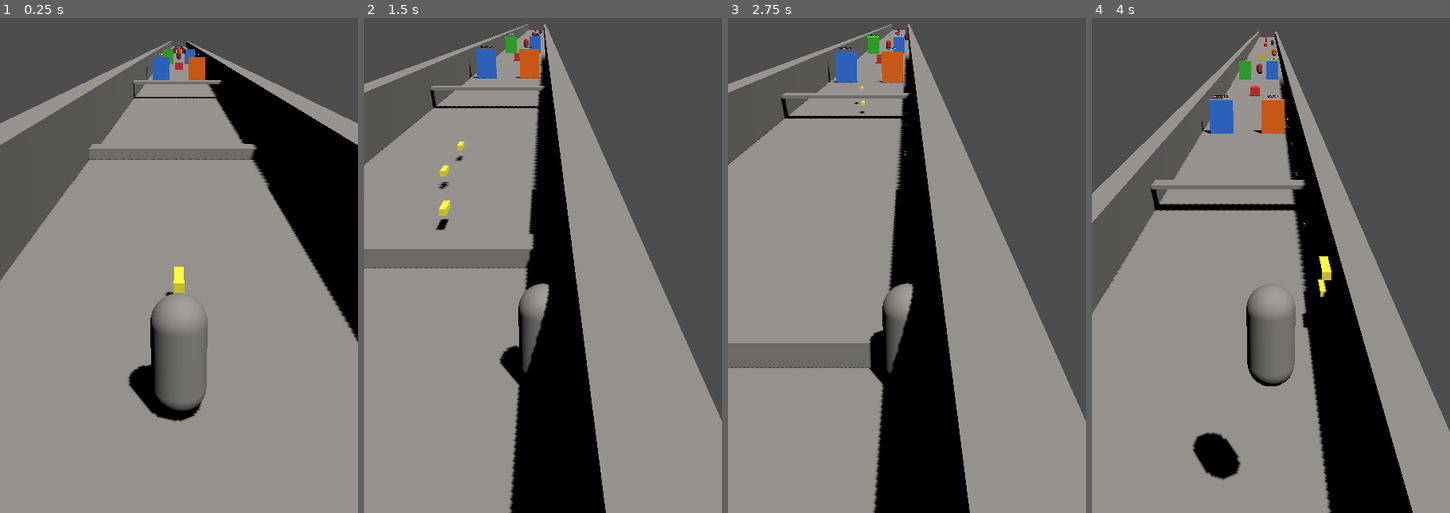
Above: before the commit, frames 1-4 (left to right).
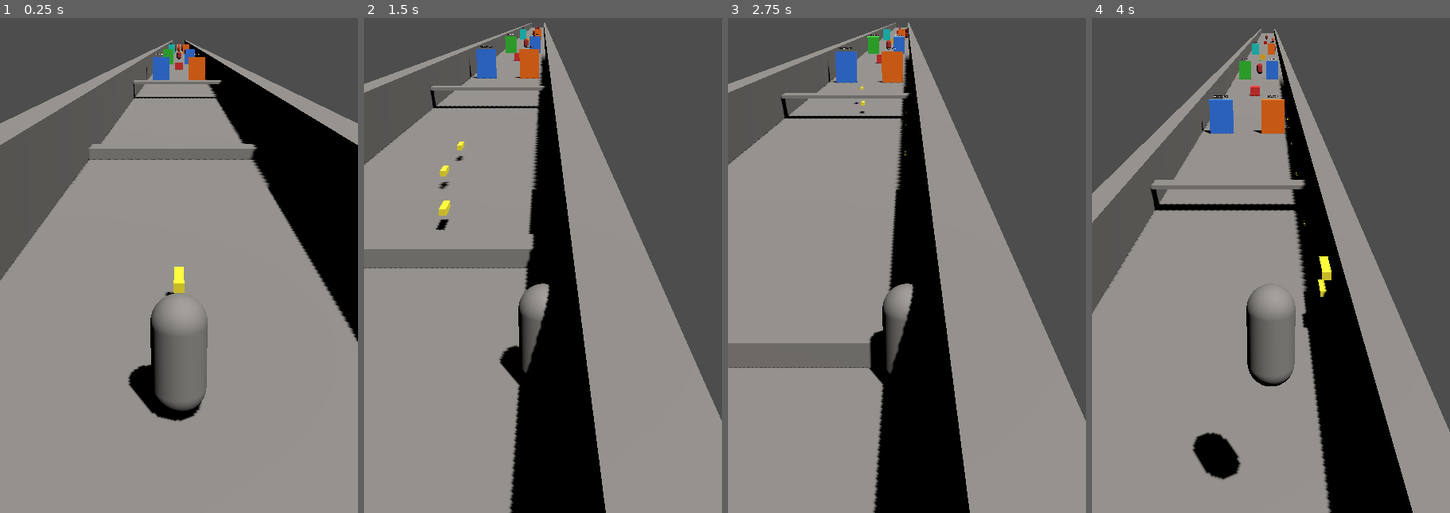
Above: after the commit, the same moments.

Repository: KolovratRUS/Relic-Run
Game: Godot game, scene res://scenes/levels/prototype_level.tscn
The game is run twice, just before and just after one commit, with the same random seed, the same clock (stepped at 60 frames per second) and the same inputs.
Inputs (mouse positions are in pixels of both pictures, inside the frame that each line leads up to):
- Up to frame 1 (0.25 s): no input
- Up to frame 2 (1.5 s): tap Enter at 0.5 s; move the mouse to (621, 161) at 0.52 s; hold D (move_right) 0.53-1.25 s; tap R at 0.6 s; click (621, 161) at 0.67 s; drag from (471, 225) to (525, 319) at 1.27 s
- Up to frame 3 (2.75 s): move the mouse to (942, 52) at 2.02 s; hold D (move_right) from 2.03 s (still down); tap R at 2.1 s
- Up to frame 4 (4 s): release D (move_right) at 2.75 s; tap Space at 2.75 s; drag from (1253, 319) to (1163, 97) at 2.77 s; move the mouse to (1378, 290) at 3.52 s; hold A (move_left) from 3.53 s (still down); tap R at 3.6 s

The runs differ from the first frame. In frame 1, less than 0.1% of the frame differs, in the area x 0-97%, y 4-82%; in frame 2, 0.1%; in frame 3, 0.1%; in frame 4, 0.2%, in the area x 2-61%, y 2-58%.

Commit message:
Add player squad and recruitment gates

Diff:
--- a/scenes/levels/prototype_level.tscn
+++ b/scenes/levels/prototype_level.tscn
@@ -15,16 +15,16 @@
 background_color = Color(0.5, 0.7, 1, 1)
 
 [sub_resource type="BoxMesh" id="floor_mesh"]
-size = Vector3(10, 0.2, 340)
+size = Vector3(10, 0.2, 400)
 
 [sub_resource type="BoxShape3D" id="floor_shape"]
-size = Vector3(10, 0.2, 340)
+size = Vector3(10, 0.2, 400)
 
 [sub_resource type="BoxMesh" id="wall_mesh"]
-size = Vector3(1, 3, 340)
+size = Vector3(1, 3, 400)
 
 [sub_resource type="BoxShape3D" id="wall_shape"]
-size = Vector3(1, 3, 340)
+size = Vector3(1, 3, 400)
 
 [node name="PrototypeLevel" type="Node3D" groups=["level"]]
 script = ExtResource("1")
@@ -40,7 +40,7 @@
 shadow_enabled = true
 
 [node name="Floor" type="StaticBody3D" parent="."]
-position = Vector3(0, 0, -150)
+position = Vector3(0, 0, -200)
 
 [node name="MeshInstance3D" type="MeshInstance3D" parent="Floor"]
 mesh = SubResource("floor_mesh")
@@ -49,7 +49,7 @@
 shape = SubResource("floor_shape")
 
 [node name="LeftWall" type="StaticBody3D" parent="."]
-position = Vector3(-4.5, 1.5, -150)
+position = Vector3(-4.5, 1.5, -200)
 
 [node name="MeshInstance3D" type="MeshInstance3D" parent="LeftWall"]
 mesh = SubResource("wall_mesh")
@@ -58,7 +58,7 @@
 shape = SubResource("wall_shape")
 
 [node name="RightWall" type="StaticBody3D" parent="."]
-position = Vector3(4.5, 1.5, -150)
+position = Vector3(4.5, 1.5, -200)
 
 [node name="MeshInstance3D" type="MeshInstance3D" parent="RightWall"]
 mesh = SubResource("wall_mesh")
@@ -116,37 +116,34 @@
 max_health = 3.0
 base_color = Color(1,0.75,0.1,1)
 
+[node name="GatePair3" parent="." instance=ExtResource(7)]
+position = Vector3(0, 0, -175)
+
+[node name="LeftGate" parent="GatePair3"]
+upgrade_type = 3
+upgrade_amount = 2.0
+display_text = "RECRUIT +2"
+gate_color = Color(0.1, 0.85, 0.85, 1)
+
+[node name="RightGate" parent="GatePair3"]
+upgrade_type = 1
+upgrade_amount = 1.0
+display_text = "DAMAGE +1"
+gate_color = Color(1,0.45,0.05,1)
+
 [node name="Formation1" parent="." instance=ExtResource(9)]
-position = Vector3(0, 1.0, -185)
+position = Vector3(0, 1.0, -205)
 
 [node name="StrongTarget" parent="." instance=ExtResource(6)]
-position = Vector3(0, 0.6, -220)
+position = Vector3(0, 0.6, -240)
 max_health = 6.0
 base_color = Color(0.8,0.1,0.1,1)
 
 [node name="Formation2" parent="." instance=ExtResource(9)]
-position = Vector3(0, 1.0, -250)
-
-[node name="LeftEnemy" parent="Formation2"]
-max_health = 3.0
-move_speed = 5.0
-horizontal_speed = 3.0
-base_color = Color(0.6, 0.15, 0.6, 1)
-
-[node name="CenterEnemy" parent="Formation2"]
-max_health = 5.0
-move_speed = 5.5
-horizontal_speed = 3.5
-base_color = Color(0.35, 0.05, 0.45, 1)
-
-[node name="RightEnemy" parent="Formation2"]
-max_health = 3.0
-move_speed = 5.0
-horizontal_speed = 3.0
-base_color = Color(0.6, 0.15, 0.6, 1)
+position = Vector3(0, 1.0, -275)
 
 [node name="BasicEnemy3" parent="." instance=ExtResource(8)]
-position = Vector3(0, 1.0, -285)
+position = Vector3(0, 1.0, -315)
 max_health = 6.0
 move_speed = 6.0
 
--- a/scenes/player/player.tscn
+++ b/scenes/player/player.tscn
@@ -3,6 +3,8 @@
 [ext_resource type="Script" path="res://scripts/player/player.gd" id="1"]
 [ext_resource type="Script" path="res://scripts/combat/auto_shooter.gd" id="2"]
 [ext_resource type="PackedScene" path="res://scenes/combat/projectile.tscn" id="3"]
+[ext_resource type="Script" path="res://scripts/player/squad_manager.gd" id="4"]
+[ext_resource type="PackedScene" path="res://scenes/player/squad_member.tscn" id="5"]
 
 [sub_resource type="CapsuleMesh" id="player_mesh"]
 radius = 0.4
@@ -29,3 +31,9 @@
 projectile_scene = ExtResource("3")
 muzzle_path = NodePath("../Muzzle")
 fire_interval = 0.4
+
+[node name="SquadManager" type="Node3D" parent="."]
+script = ExtResource("4")
+member_scene = ExtResource("5")
+starting_members = 0
+max_members = 8
--- /dev/null
+++ b/scenes/player/squad_member.tscn
@@ -0,0 +1,17 @@
+[gd_scene format=3]
+
+[sub_resource type="CapsuleMesh" id="squad_mesh"]
+radius = 0.3
+height = 1.2
+
+[sub_resource type="StandardMaterial3D" id="squad_matl"]
+albedo_color = Color(0.1, 0.85, 0.85, 1)
+
+[node name="SquadMember" type="Node3D"]
+
+[node name="MeshInstance3D" type="MeshInstance3D" parent="."]
+mesh = SubResource("squad_mesh")
+surface_material_override/0 = SubResource("squad_matl")
+
+[node name="Muzzle" type="Marker3D" parent="."]
+transform = Transform3D(1, 0, 0, 0, 1, 0, 0, 0, 1, 0, 0.2, -0.7)
--- a/scripts/combat/auto_shooter.gd
+++ b/scripts/combat/auto_shooter.gd
@@ -11,10 +11,22 @@
 
 var _cooldown: float = 0.0
 var _muzzle: Marker3D
+var _squad_muzzles: Array[Marker3D] = []
 
 
 func _ready() -> void:
 	_muzzle = get_node_or_null(muzzle_path) as Marker3D
+	_squad_muzzles = _get_squad_muzzles()
+
+
+func _get_squad_muzzles() -> Array[Marker3D]:
+	var result: Array[Marker3D] = []
+	var parent_node := get_parent()
+	if parent_node == null:
+		return result
+	if not parent_node.has_method("get_squad_muzzles"):
+		return result
+	return parent_node.get_squad_muzzles()
 
 
 func _process(delta: float) -> void:
@@ -26,28 +38,31 @@
 		return
 	_cooldown -= delta
 	if _cooldown <= 0.0:
+		_squad_muzzles = _get_squad_muzzles()
 		_fire()
 		_cooldown = fire_interval
 
 
 func _fire() -> void:
 	if double_shot_enabled:
-		_spawn_projectile(-double_shot_spacing)
-		_spawn_projectile(double_shot_spacing)
+		_spawn_from_muzzle(_muzzle, -double_shot_spacing)
+		_spawn_from_muzzle(_muzzle, double_shot_spacing)
 	else:
-		_spawn_projectile(0.0)
+		_spawn_from_muzzle(_muzzle, 0.0)
+	for muzzle in _get_squad_muzzles():
+		_spawn_from_muzzle(muzzle, 0.0)
 
 
-func _spawn_projectile(x_offset: float) -> void:
-	if projectile_scene == null or _muzzle == null:
+func _spawn_from_muzzle(source_muzzle: Marker3D, x_offset: float) -> void:
+	if projectile_scene == null or source_muzzle == null:
 		return
 	var projectile := projectile_scene.instantiate()
 	if projectile == null:
 		return
 	if projectile is Node:
 		get_tree().current_scene.add_child(projectile)
-		projectile.global_transform.origin = _muzzle.global_transform.origin + _muzzle.global_transform.basis.x * x_offset
-		projectile.global_transform.basis = _muzzle.global_transform.basis
+		projectile.global_transform.origin = source_muzzle.global_transform.origin + source_muzzle.global_transform.basis.x * x_offset
+		projectile.global_transform.basis = source_muzzle.global_transform.basis
 		if projectile.has_method("set_damage"):
 			projectile.set_damage(projectile_damage)
 
--- a/scripts/player/player.gd
+++ b/scripts/player/player.gd
@@ -10,6 +10,7 @@
 const UPGRADE_FIRE_RATE: int = 0
 const UPGRADE_DAMAGE: int = 1
 const UPGRADE_DOUBLE_SHOT: int = 2
+const UPGRADE_RECRUIT: int = 3
 
 ## Forward movement
 @export var forward_speed: float = 10.0
@@ -259,3 +260,32 @@
 			shooter.apply_damage_upgrade(upgrade_amount)
 		UPGRADE_DOUBLE_SHOT:
 			shooter.enable_double_shot()
+		UPGRADE_RECRUIT:
+			add_squad_members(int(round(upgrade_amount)))
+
+
+func add_squad_members(amount: int) -> void:
+	var squad: Node3D = $SquadManager
+	if squad == null:
+		return
+	if not squad.has_method("add_members"):
+		return
+	squad.add_members(amount)
+
+
+func get_squad_muzzles() -> Array[Marker3D]:
+	var squad: Node3D = $SquadManager
+	if squad == null:
+		return []
+	if not squad.has_method("get_active_muzzles"):
+		return []
+	return squad.get_active_muzzles()
+
+
+func get_squad_size() -> int:
+	var squad: Node3D = $SquadManager
+	if squad == null:
+		return 0
+	if not squad.has_method("get_member_count"):
+		return 0
+	return squad.get_member_count()
--- /dev/null
+++ b/scripts/player/squad_manager.gd
@@ -0,0 +1,70 @@
+extends Node3D
+
+signal squad_size_changed(new_size: int)
+
+@export var member_scene: PackedScene
+@export var starting_members: int = 2
+@export var max_members: int = 8
+
+var members: Array[Node3D] = []
+
+const FORMATION_SLOTS: Array[Vector3] = [
+    Vector3(-0.75, 0.0, 0.9),
+    Vector3(0.75, 0.0, 0.9),
+    Vector3(-1.5, 0.0, 1.7),
+    Vector3(0.0, 0.0, 1.7),
+    Vector3(1.5, 0.0, 1.7),
+    Vector3(-1.5, 0.0, 2.5),
+    Vector3(0.0, 0.0, 2.5),
+    Vector3(1.5, 0.0, 2.5),
+]
+
+
+func _ready() -> void:
+    var count: int = starting_members
+    if count > max_members:
+        count = max_members
+    for i in range(count):
+        _spawn_member(i)
+
+
+func _spawn_member(slot_index: int) -> void:
+    if member_scene == null:
+        return
+    if slot_index >= FORMATION_SLOTS.size():
+        return
+    var instance := member_scene.instantiate()
+    if instance == null:
+        return
+    add_child(instance)
+    instance.transform = Transform3D(Basis(), FORMATION_SLOTS[slot_index])
+    members.append(instance)
+
+
+func add_members(amount: int) -> void:
+    if amount <= 0:
+        return
+    var current := members.size()
+    var desired := current + amount
+    if desired > max_members:
+        desired = max_members
+    if desired <= current:
+        return
+    for i in range(current, desired):
+        _spawn_member(i)
+    emit_signal("squad_size_changed", members.size())
+
+
+func get_member_count() -> int:
+    return members.size()
+
+
+func get_active_muzzles() -> Array[Marker3D]:
+    var result: Array[Marker3D] = []
+    for member in members:
+        if member == null:
+            continue
+        var muzzle := member.get_node_or_null("Muzzle") as Marker3D
+        if muzzle != null:
+            result.append(muzzle)
+    return result
Not shown, added: scripts/player/squad_manager.gd.uid
